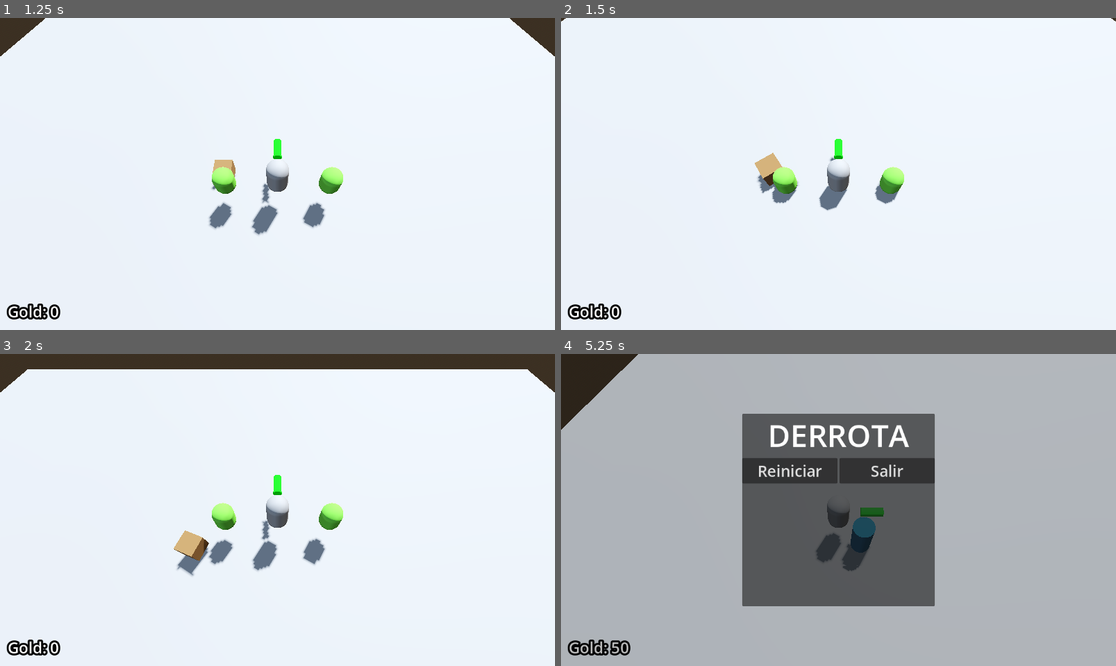
Above: before the commit, frames 1-4 (two rows, left to right).
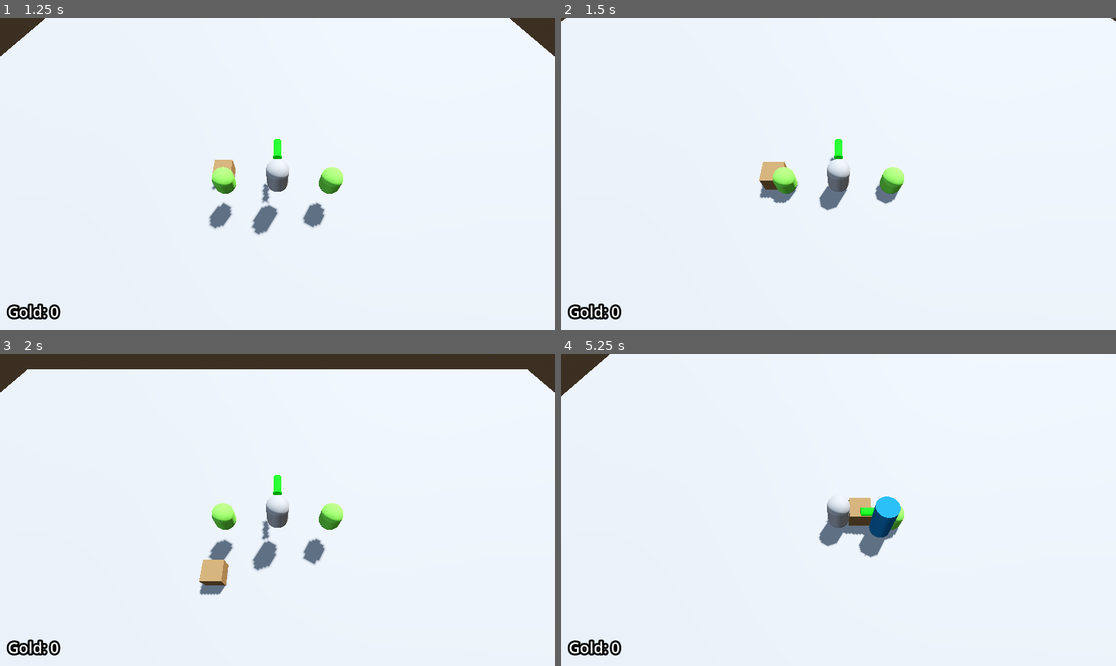
Above: after the commit, the same moments.

Repository: Ra-vanTech/ProjectBoozeArmy
Game: Godot game, scene res://Escena1_BoozeArmy.tscn
The game is run twice, just before and just after one commit, with the same random seed, the same clock (stepped at 60 frames per second) and the same inputs.
Inputs (mouse positions are in pixels of both pictures, inside the frame that each line leads up to):
- Up to frame 1 (1.25 s): tap Enter at 0.5 s; move the mouse to (249, 236) at 0.52 s; hold W (move_forward) from 0.53 s (still down); tap Q (despawn_dwarf) at 0.6 s; tap Space (jump) at 0.77 s
- Up to frame 2 (1.5 s): keep holding W (move_forward); move the mouse to (1005, 220) at 1.27 s; right-click (1005, 220) at 1.35 s
- Up to frame 3 (2 s): keep holding W (move_forward); tap Space (jump) at 1.52 s
- Up to frame 4 (5.25 s): move the mouse to (672, 463) at 2.02 s; release W (move_forward) at 2.03 s; hold A (move_left) 2.03-3.53 s; tap E (spawn_dwarf) at 2.1, 4.35 s; move the mouse to (866, 510) at 2.77 s; tap Q (despawn_dwarf) at 2.85, 5.1 s; tap Space (jump) at 3.02, 3.77, 4.52 s; move the mouse to (755, 432) at 3.52 s; hold S (move_back) 3.53-4.28 s; right-click (755, 432) at 3.6 s; move the mouse to (960, 494) at 4.27 s; hold D (move_right) 4.28-5.03 s; move the mouse to (727, 525) at 5.02 s; hold W (move_forward) from 5.03 s (still down)

Frame 1 is identical in both runs. In frame 2, 0.3% of the frame differs, in the area x 34-41%, y 43-58%; in frame 3, 1.1%; in frame 4, 98%, in the area x 0-100%, y 0-100%.

Commit message:
[fix] Eliminación de colisión del enano

Diff:
--- a/entities/player/dwarves/scenes/enano_base.tscn
+++ b/entities/player/dwarves/scenes/enano_base.tscn
@@ -13,9 +13,6 @@
 
 [sub_resource type="SphereShape3D" id="SphereShape3D_oppef"]
 radius = 1.5
-
-[sub_resource type="CapsuleShape3D" id="CapsuleShape3D_bs84x"]
-height = 1.55
 
 [node name="EnanoBase" type="CharacterBody3D" unique_id=1614007922]
 script = ExtResource("1_oppef")
@@ -44,7 +41,3 @@
 
 [node name="DwarfAttackState" type="Node" parent="StateMachine" unique_id=653698306]
 script = ExtResource("4_bs84x")
-
-[node name="CollisionShape3D" type="CollisionShape3D" parent="." unique_id=580256728]
-transform = Transform3D(1, 0, 0, 0, 1, 0, 0, 0, 1, 0, 0.55480134, 0)
-shape = SubResource("CapsuleShape3D_bs84x")
